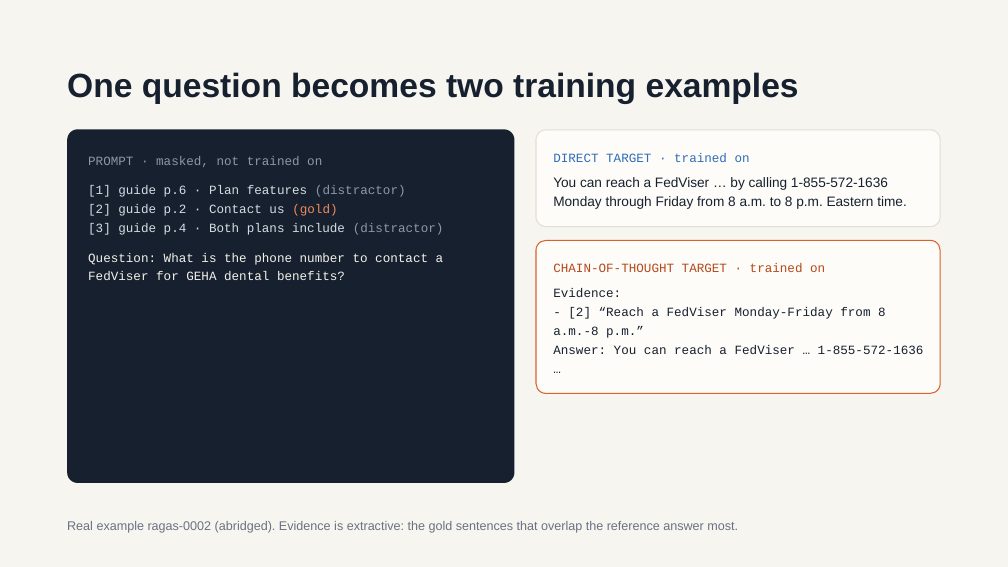
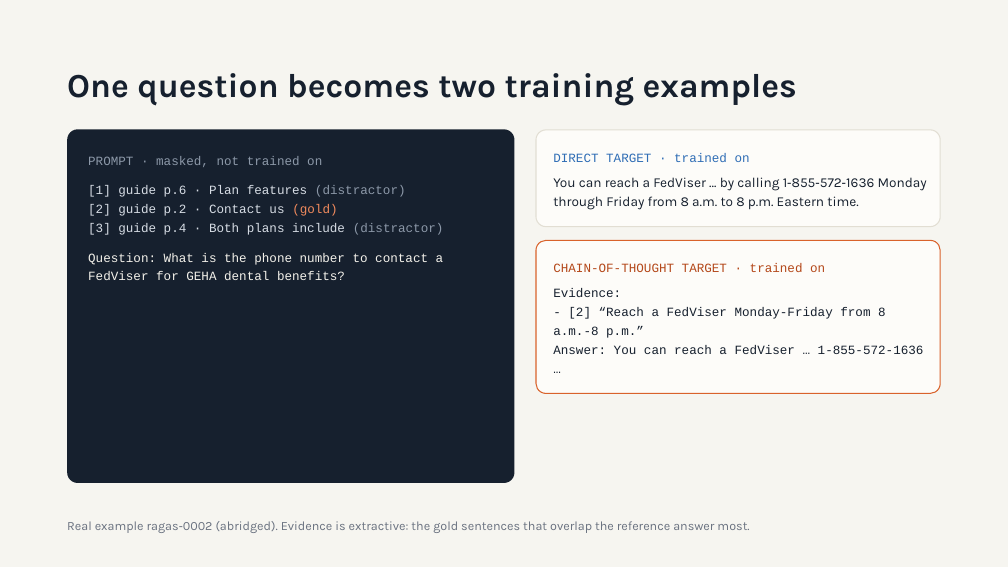
Before and after one commit to dougc333/geha, a slide deck: slide 4 of docs/GEHA Generator LoRA Finetuning.pptx. Drawn at 1008x567 pixels with LibreOffice and Linux fonts; fonts in the diff are those of the drawing. Boxes give left, top, right and bottom in pixels: in the first picture for what was removed or moved away, otherwise in the second. Text is boxed around its words. In the diff, an @@ line names an element or a change of style, - is before the commit and + after.

```diff
--- a/docs/GEHA Generator LoRA Finetuning.pptx
+++ b/docs/GEHA Generator LoRA Finetuning.pptx
@@ font Arial to Karla in 3 elements at bbox=[67, 73, 797, 106], bbox=[553, 177, 927, 210], bbox=[67, 521, 749, 533] @@
```
Also in this commit, not shown: 6 other slides changed, 6 slides added, 3 slides removed.
